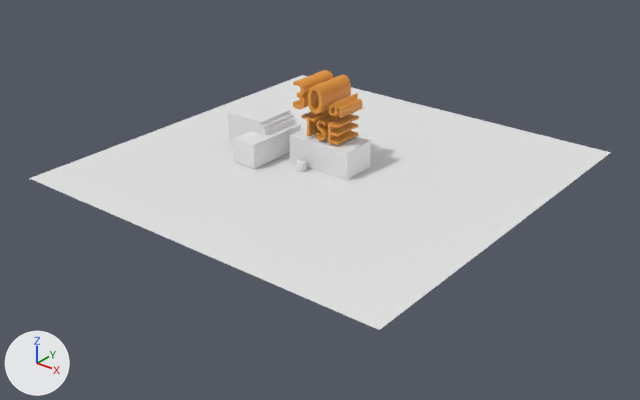
Renders of the Blender file cn335-prach-30th-tse.blend from each side of a commit.
Both versions are drawn from a 50 mm lens placed at (34.3, -43.9, 24.3), pointed at (0.9, -2.2, -1.6). The axes (+X, +Y, +Z) are drawn at lower left. The lights are the same throughout.

The scene before the commit, as lines of its bpy script (objects in view):
```python
ob_cube = bpy.data.objects.new('Cube', me_cube_006)
ob_cube.location = (0.0, 0.0, 1.95)
ob_cube.scale = (2.45, 1.31, 0.0295)
ob_cube_002 = bpy.data.objects.new('Cube.002', me_cube_001)
ob_cube_002.location = (-14.38, -1.31, 2.99)
ob_cube_002.rotation_euler = (0.0, 0.0, -1.572)  # degrees (0, 0, -90)
ob_cube_002.scale = (2.45, 0.951, 0.87)
ob_cube_003 = bpy.data.objects.new('Cube.003', me_cube_002)
ob_cube_003.location = (-4.27, -0.43, 2.07)
ob_cube_003.scale = (0.137, 1.57, 0.319)
ob_cube_004 = bpy.data.objects.new('Cube.004', me_cube_003)
ob_cube_004.location = (-4.14, -0.41, 1.85)
ob_cube_004.scale = (0.137, 1.57, 0.319)
ob_plane = bpy.data.objects.new('Plane', me_plane)
ob_plane.location = (-5.97, -0.44, 0.09)
ob_plane.scale = (1.56, 1.56, 1.97)
ob_text = bpy.data.objects.new('Text', txt_text)
ob_text.location = (-1.54, 0.02, 2.18)
ob_text.rotation_euler = (1.555, 0.0, 0.0)  # degrees (89, 0, 0)
ob_text.scale = (1.99, 1.99, 1.16)
ob_text_001 = bpy.data.objects.new('Text.001', txt_text_001)
ob_text_001.location = (-2.08, 0.05, 4.13)
ob_text_001.rotation_euler = (1.575, 0.0, 0.0)  # degrees (90, 0, 0)
ob_text_001.scale = (2.68, 2.68, 1.57)
ob_text_002 = bpy.data.objects.new('Text.002', txt_text_002)
ob_text_002.location = (0.72, 0.0, 4.14)
ob_text_002.rotation_euler = (1.555, 0.0, 0.0)  # degrees (89, 0, 0)
ob_text_002.scale = (1.99, 1.99, 1.16)
```
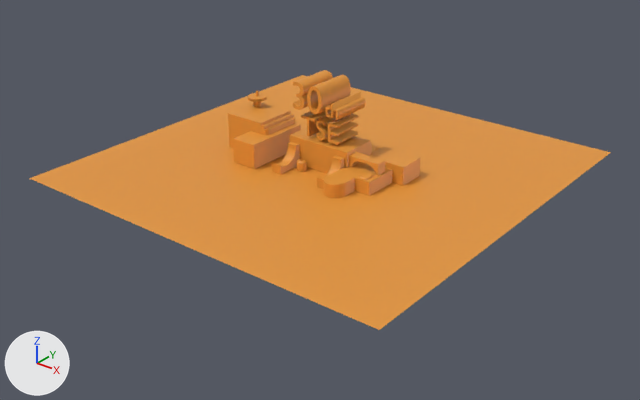
Commit message: Added the rest of bases model

The change, as a diff of the scene's bpy script:
```diff
--- a/cn335-prach-30th-tse.blend.py
+++ b/cn335-prach-30th-tse.blend.py
@@ me_cube_006 @@
 me_cube_006.from_pydata(...)  # 20 vertices, 15 faces; spans x -5.8..5.8, y -10.8..10.7, z -66.6..3.1
+me_cube_006.materials.append(mat_material)  # orange #e7983a
@@ me_cube_001 @@
 me_cube_001.from_pydata(...)  # 8 vertices, 6 faces; spans x -1.0..1.0, y 9.47..11.47, z -3.41..-1.41
+me_cube_001.materials.append(mat_material_006)  # orange #e7983a
@@ me_plane @@
 me_plane.from_pydata(...)  # 8 vertices, 6 faces; spans x -1.0..1.0, y -1.0..1.0, z 0.0..1.29
+me_plane.materials.append(mat_material_007)  # orange #e7983a
@@ me_cube_002 @@
 me_cube_002.from_pydata(...)  # 8 vertices, 6 faces; spans x -1.0..1.0, y -1.0..1.0, z -1.0..1.0
+me_cube_002.materials.append(mat_material_008)  # orange #e7983a
@@ me_cube_003 @@
 me_cube_003.from_pydata(...)  # 12 vertices, 10 faces; spans x -1.0..1.46, y -1.0..1.0, z -1.0..1.0
+me_cube_003.materials.append(mat_material_009)  # orange #e7983a
@@ ob_plane @@
 ob_plane = bpy.data.objects.new('Plane', me_plane)
-ob_plane.location = (-5.97, -0.44, 0.09)
+ob_plane.location = (-5.97, -0.44, 0.03)
 ob_plane.scale = (1.56, 1.56, 1.97)
@@ ob_text @@
 ob_text = bpy.data.objects.new('Text', txt_text)
-ob_text.location = (-1.54, 0.02, 2.18)
-ob_text.rotation_euler = (1.555, 0.0, 0.0)  # degrees (89, 0, 0)
+ob_text.location = (-1.54, 0.02, 2.23)
+ob_text.rotation_euler = (1.582, 0.0, 0.0)  # degrees (91, 0, 0)
 ob_text.scale = (1.99, 1.99, 1.16)
@@ ob_text_001 @@
 ob_text_001 = bpy.data.objects.new('Text.001', txt_text_001)
-ob_text_001.location = (-2.08, 0.05, 4.13)
+ob_text_001.location = (-2.08, 0.0, 4.13)
 ob_text_001.rotation_euler = (1.575, 0.0, 0.0)  # degrees (90, 0, 0)
@@ ob_text_002 @@
 ob_text_002.location = (0.72, 0.0, 4.14)
-ob_text_002.rotation_euler = (1.555, 0.0, 0.0)  # degrees (89, 0, 0)
-ob_text_002.scale = (1.99, 1.99, 1.16)
+ob_text_002.rotation_euler = (1.578, 0.0, 0.0)  # degrees (90, 0, 0)
+ob_text_002.scale = (1.99, 1.99, 1.51)
@@ ob_cylinder_002 @@
+ob_cylinder_002 = bpy.data.objects.new('Cylinder.002', me_cylinder_005)  # 448 vertices, 354 faces; spans x -1.0..1.0, y -1.0..1.0, z -6.5..4.51; in mat_material_020 (orange #e7983a)
+ob_cylinder_002.location = (-6.93, 0.42, 3.22)
+ob_cylinder_002.scale = (0.686, 0.686, 0.104)
@@ ob_cube_012 @@
+ob_cube_012 = bpy.data.objects.new('Cube.012', me_cube_017)  # 12 vertices, 10 faces; spans x -0.476..0.476, y -0.471..0.471, z -0.063..0.063; in mat_material_018 (orange #e7983a)
+ob_cube_012.location = (4.37, -1.76, 0.99)
+ob_cube_012.scale = (0.593, 1.0, 1.0)
@@ ob_cube_011 @@
+ob_cube_011 = bpy.data.objects.new('Cube.011', me_cube_016)  # a box spanning x -1.0..1.0, y -1.0..1.0, z -1.0..1.0; in mat_material_001 (orange #e7983a)
+ob_cube_011.location = (4.79, 1.28, 0.64)
+ob_cube_011.scale = (1.0, 1.0, 0.662)
@@ ob_cube_010 @@
+ob_cube_010 = bpy.data.objects.new('Cube.010', me_cube_015)  # a box spanning x -0.66..0.48, y -1.91..1.91, z -0.52..0.42; in mat_material_017 (orange #e7983a)
+ob_cube_010.location = (4.48, -1.02, 0.5)
+ob_cube_010.scale = (1.0, 0.672, 1.0)
@@ ob_cube_009 @@
+ob_cube_009 = bpy.data.objects.new('Cube.009', me_cube_014)  # 42 vertices, 23 faces; spans x -1.0..1.0, y -1.0..1.0, z -1.0..1.0; in mat_material_015 (orange #e7983a)
+ob_cube_009.location = (3.61, -0.72, 1.31)
+ob_cube_009.scale = (1.17, 0.395, 0.395)
@@ ob_cube_008 @@
+ob_cube_008 = bpy.data.objects.new('Cube.008', me_cube_013)  # 34 vertices, 19 faces; spans x -1.0..1.0, y -1.0..1.0, z -1.0..1.0; in mat_material_013 (orange #e7983a)
+ob_cube_008.location = (1.9, 2.32, 0.77)
+ob_cube_008.rotation_euler = (0.0, 0.0, 3.142)  # degrees (0, 0, 180)
+ob_cube_008.scale = (0.349, 1.0, 0.775)
@@ ob_cube_007 @@
+ob_cube_007 = bpy.data.objects.new('Cube.007', me_cube_012)  # 34 vertices, 19 faces; spans x -1.0..1.0, y -1.0..1.0, z -1.0..1.0; in mat_material_012 (orange #e7983a)
+ob_cube_007.location = (-1.91, -2.33, 0.77)
+ob_cube_007.scale = (0.349, 1.0, 0.775)
@@ ob_cube_005 @@
+ob_cube_005 = bpy.data.objects.new('Cube.005', me_cube_011)  # 34 vertices, 19 faces; spans x -1.0..1.0, y -1.0..1.0, z -1.0..1.0; in mat_material_014 (orange #e7983a)
+ob_cube_005.location = (1.9, -2.33, 0.77)
+ob_cube_005.scale = (0.349, 1.0, 0.775)
@@ ob_cylinder_001 @@
+ob_cylinder_001 = bpy.data.objects.new('Cylinder.001', me_cylinder_002)  # 38 vertices, 23 faces; spans x -1.0..1.0, y -6.3..1.0, z -1.0..1.0; in mat_material_016 (orange #e7983a)
+ob_cylinder_001.location = (3.04, -3.1, 0.45)
+ob_cylinder_001.rotation_euler = (3.142, 0.0, 0.0)  # degrees (180, 0, 0)
+ob_cylinder_001.scale = (0.784, 1.0, 0.463)
```

Pixel boxes [x1, y1, x2, y2] of what changed, in the pictures (640 x 400 px):
'Cube', recoloured (white to orange): [29, 75, 611, 330] in both
'Cube.002', recoloured (white to orange): [233, 123, 301, 169] in both
'Text.001', moved: [293, 70, 351, 114] in both
'Plane', recoloured, moved (white to orange): before [228, 101, 291, 147]; after [228, 103, 291, 148]
'Text', moved, turned: before [302, 109, 359, 145]; after [301, 110, 358, 145]
'Cylinder.001', added (orange): after [324, 146, 403, 198]
'Cube.011', added (orange): after [380, 151, 420, 186]
'Text.002', turned, rescaled: before [328, 93, 362, 118]; after [324, 92, 366, 120]
'Cube.010', added (orange): after [355, 167, 392, 196]
'Cube.007', added (orange): after [272, 142, 300, 175]
'Cube.009', added (orange): after [349, 152, 385, 175]
'Cube.005', added: after [317, 156, 344, 189]
'Cube.004', recoloured (grey to orange): [264, 117, 295, 135] in both
'Cylinder.002', added: after [248, 91, 267, 107]
'Cube.003', recoloured (grey to orange): [261, 113, 294, 135] in both
'Cube.012', added: after [359, 172, 375, 181]
'Cube.008', added: after [370, 144, 380, 153]
